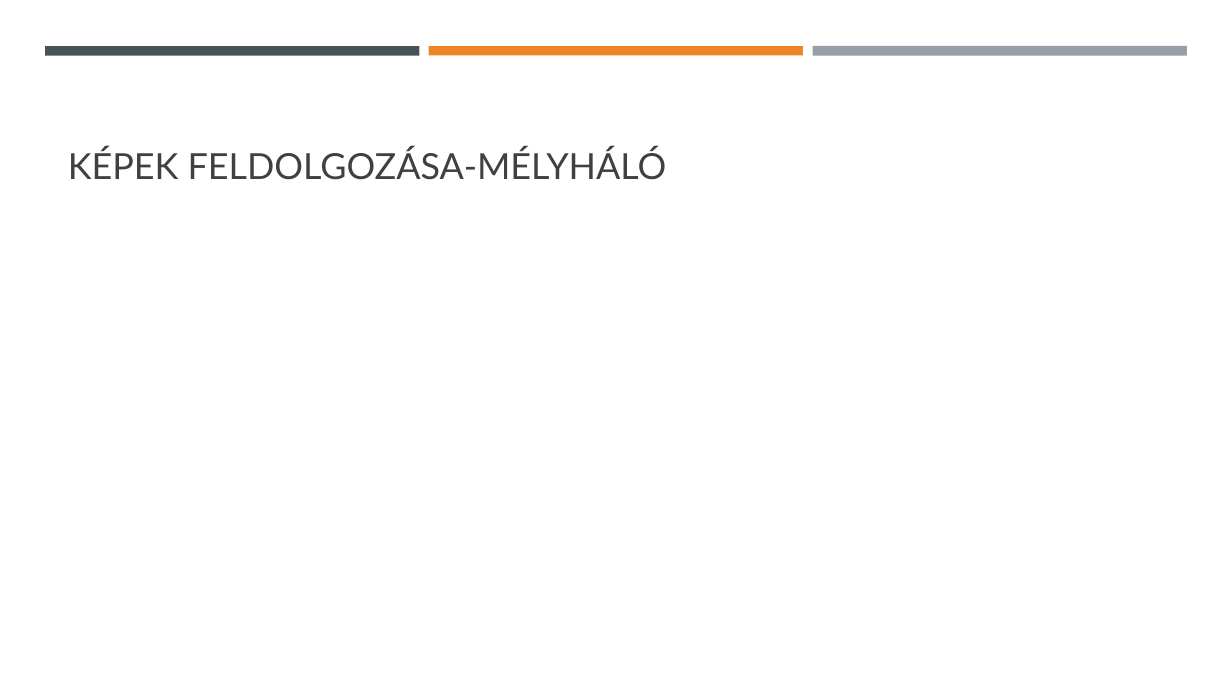
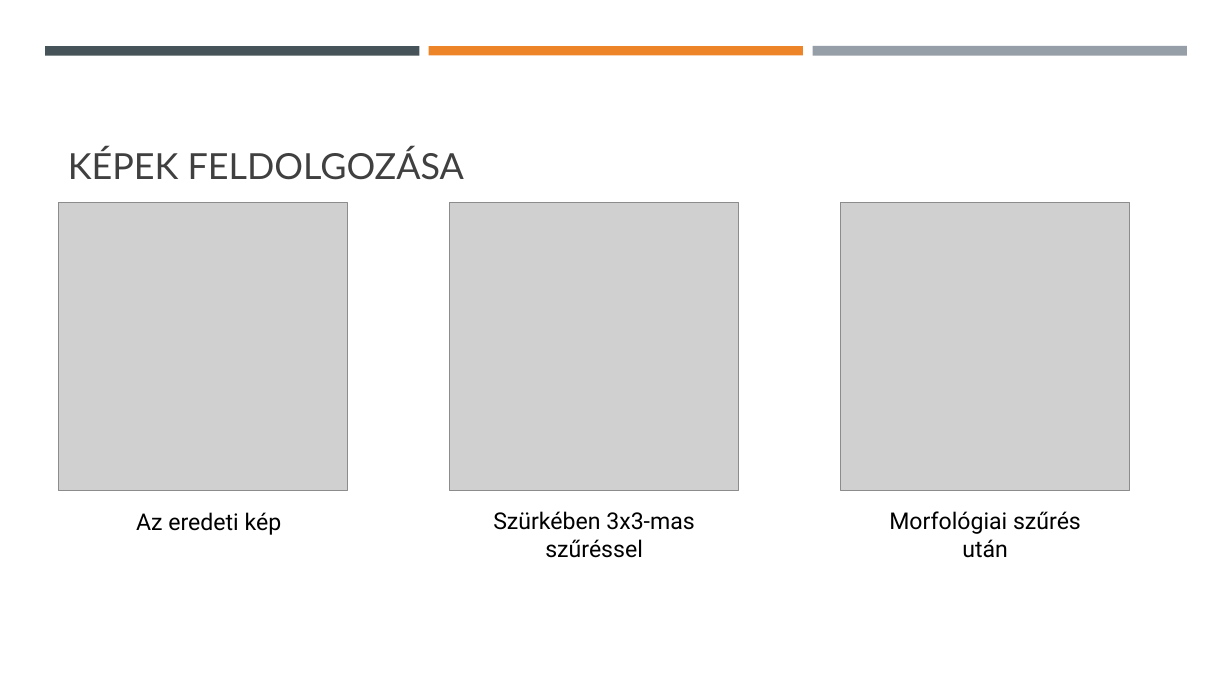
Before and after one commit to milka513/fejlett_kepfel, a slide deck: slide 2 of Kő papír olló.pptx. Drawn at 1232x693 pixels with LibreOffice and Linux fonts; fonts in the diff are those of the drawing; grey boxes stand for pictures. Boxes give left, top, right and bottom in pixels: in the first picture for what was removed or moved away, otherwise in the second. Text is boxed around its words. In the diff, an @@ line names an element or a change of style, - is before the commit and + after.

```diff
--- a/Kő papír olló.pptx
+++ b/Kő papír olló.pptx
@@ title at (x1=68, y1=148, x2=464, y2=180): text changed @@
-KÉPEK FELDOLGOZÁSA-MÉLYHÁLÓ
+KÉPEK FELDOLGOZÁSA
@@ picture added at (x1=59, y1=202, x2=348, y2=491) @@
@@ picture added at (x1=450, y1=202, x2=738, y2=491) @@
@@ picture added at (x1=841, y1=202, x2=1129, y2=491) @@
@@ text added at (x1=136, y1=512, x2=282, y2=535), 18 pt, text #000000 @@
+Az eredeti kép
@@ text added at (x1=493, y1=511, x2=694, y2=558), 18 pt, text #000000 @@
+Szürkében 3x3-mas szűréssel
@@ text added at (x1=889, y1=511, x2=1081, y2=558), 18 pt, text #000000 @@
+Morfológiai szűrés után
```
Also in this commit, not shown: 1 other slide changed, 1 slide added, 1 slide removed, 6 other files.
